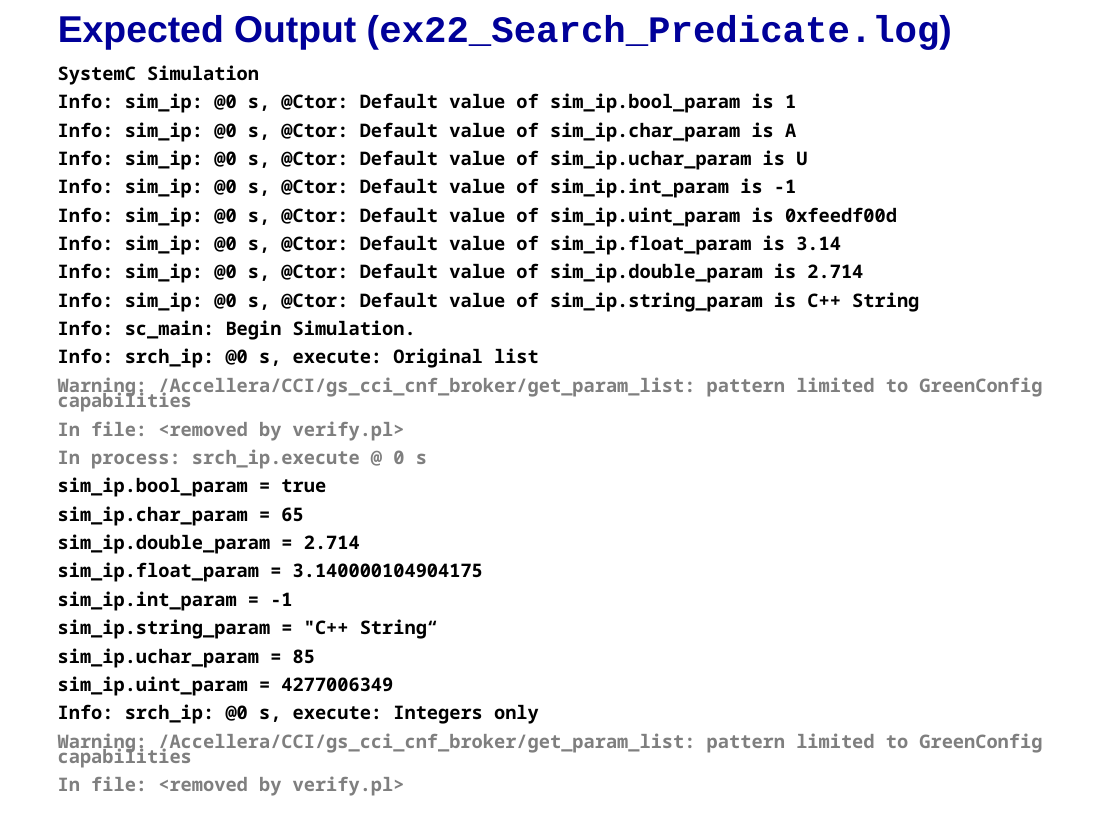
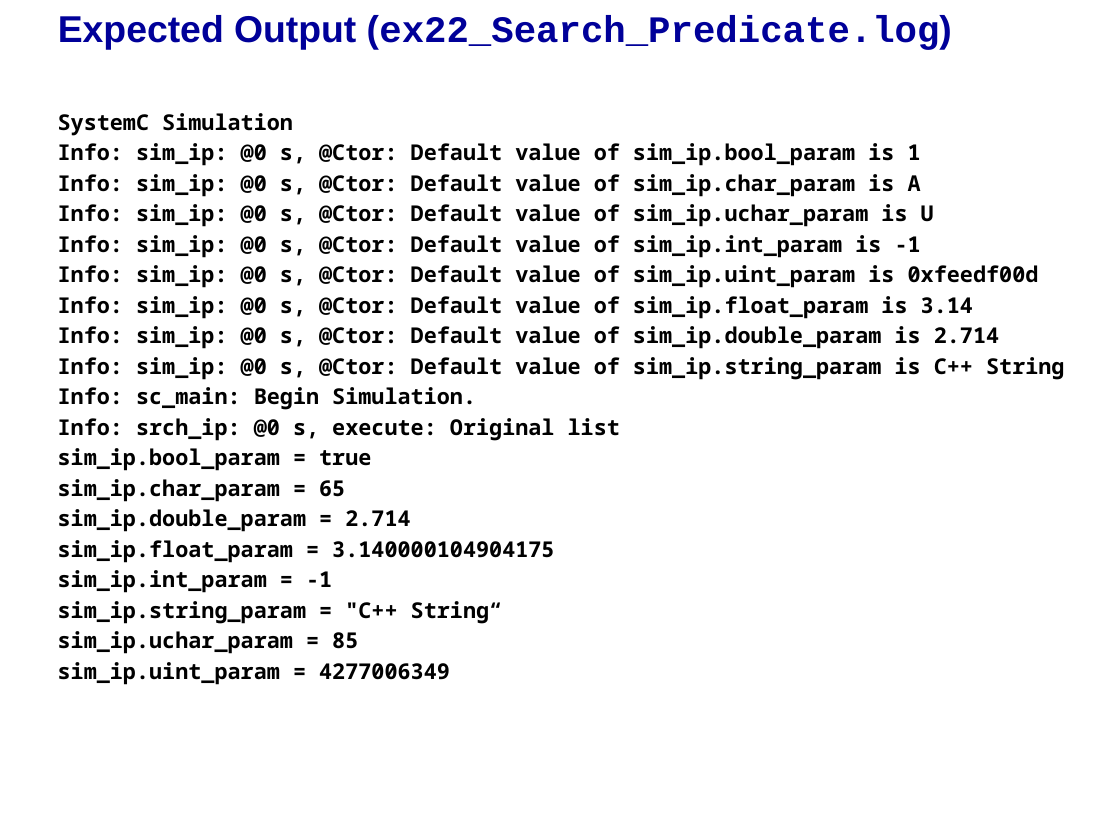
Before and after one commit to accellera-official/cci, a slide deck: slide 5 of examples/ex22_Search_Predicate/docs/ex22_Search_Predicate.ppt. Drawn at 1120x840 pixels with LibreOffice and Linux fonts; fonts in the diff are those of the drawing; background and template pictures are left out. Boxes give left, top, right and bottom in pixels: in the first picture for what was removed or moved away, otherwise in the second. Text is boxed around its words. In the diff, an @@ line names an element or a change of style, - is before the commit and + after.

```diff
--- a/examples/ex22_Search_Predicate/docs/ex22_Search_Predicate.ppt
+++ b/examples/ex22_Search_Predicate/docs/ex22_Search_Predicate.ppt
@@ text "SystemC Simulation": place and size @@
-text "SystemC Simulation" at box(58, 65, 1042, 768)
+text "SystemC Simulation" at box(58, 113, 1064, 685)
@@ text "SystemC Simulation" at box(58, 113, 1064, 685): size 12 to 14 pt; more space between paragraphs @@
@@ text at box(58, 377, 1042, 469): paragraphs removed @@
-Warning: /Accellera/CCI/gs_cci_cnf_broker/get_param_list: pattern limited to GreenConfig capabilities
-In file: <removed by verify.pl>
-In process: srch_ip.execute @ 0 s
@@ text at box(58, 704, 1042, 768): paragraphs removed @@
-Info: srch_ip: @0 s, execute: Integers only
-Warning: /Accellera/CCI/gs_cci_cnf_broker/get_param_list: pattern limited to GreenConfig capabilities
-In file: <removed by verify.pl>
```
Also in this commit, not shown: 1 other slide changed, 8 other files.
